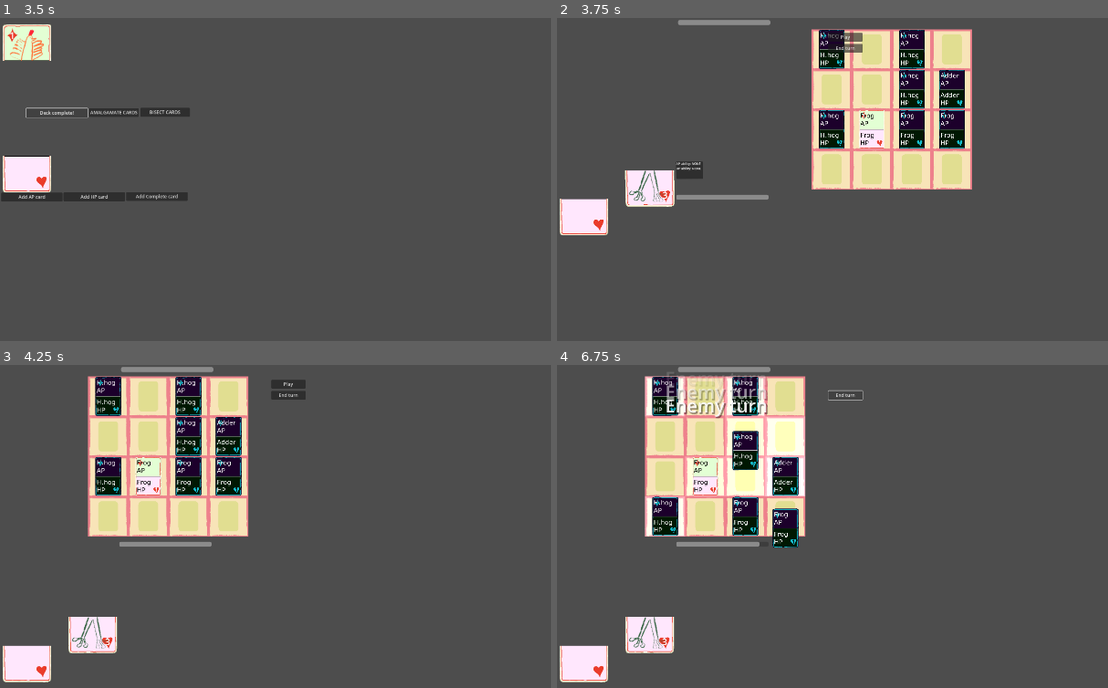
Above: before the commit, frames 1-4 (two rows, left to right).
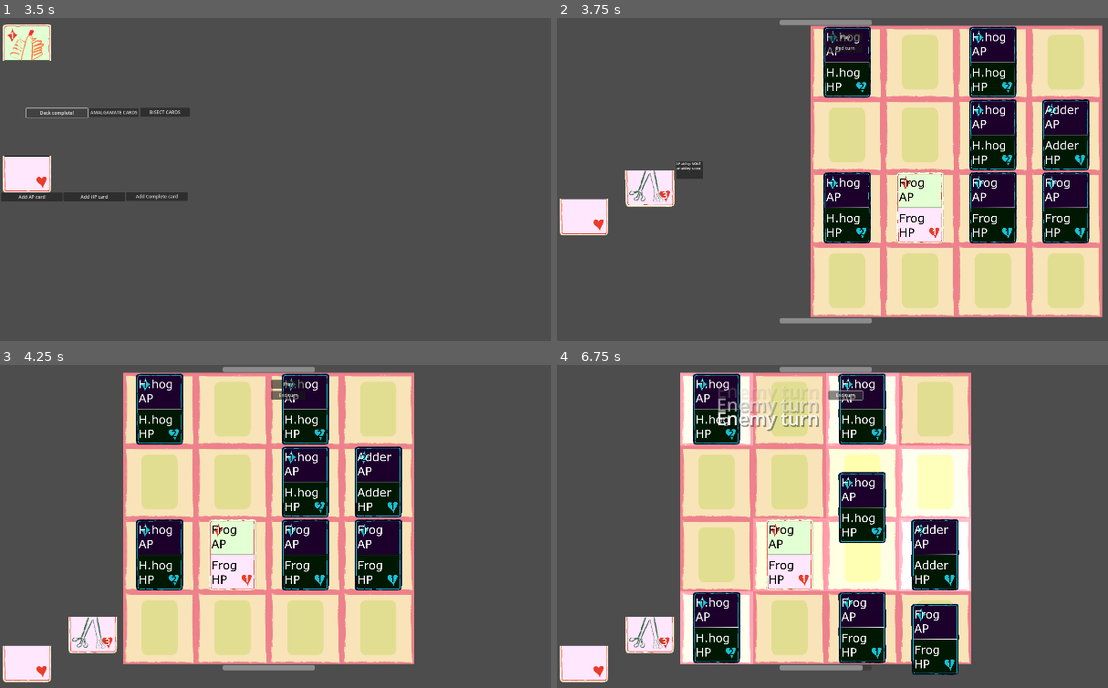
Above: after the commit, the same moments.

Repository: francismitchell/cardbuilder
Game: Godot game, scene res://GameStateManager/GameStateManager.tscn
The game is run twice, just before and just after one commit, with the same random seed, the same clock (stepped at 60 frames per second) and the same inputs. The project has no main scene, so this scene is started directly.
Inputs:
- Up to frame 1 (3.5 s): click "AMALGAMATE CARDS" at 0.5 s; click "BISECT CARDS" at 1.25 s; click "Add AP card" at 2 s; click "Deck complete!" at 2.75 s
- Up to frame 2 (3.75 s): click "Add HP card" at 3.5 s
- Up to frame 3 (4.25 s): no input
- Up to frame 4 (6.75 s): click "Play" at 4.25 s; click "End turn" at 5 s; click "End turn" at 5.75 s; click "End turn" at 6.5 s

Frame 1 is identical in both runs. In frame 2, 46% of the frame differs, in the area x 21-100%, y 0-95%; in frame 3, 49%; in frame 4, 51%, in the area x 15-76%, y 0-97%.

Commit message:
scene changes for new resolution

Diff:
--- a/Stages/CardBuilder.gd
+++ b/Stages/CardBuilder.gd
@@ -69,9 +69,7 @@
 	$CompleteCardDeck.get_children().back().global_position = $ApAmalLoc.position
 	$CompleteCardDeck.deck_state = Deck.DeckState.UNFOLDED
 	$ApDeck.erase_selected_card()
-	#$ApDeck.deck_state = Deck.DeckState.UNFOLDED
 	$HpDeck.erase_selected_card()
-	#$HpDeck.deck_state = Deck.DeckState.UNFOLDED
 
 func _on_bisect_pressed() -> void:
 	if not $CompleteCardDeck.selected_card: return
--- a/Stages/CardBuilder.tscn
+++ b/Stages/CardBuilder.tscn
@@ -11,12 +11,18 @@
 shader = ExtResource("3_hjtvv")
 shader_parameter/enabled = false
 shader_parameter/brightness = 0.585
+shader_parameter/effect_idx = null
+shader_parameter/Strength = 5.0
+shader_parameter/RandomOffset = 1.0
 
 [sub_resource type="ShaderMaterial" id="ShaderMaterial_03yc0"]
 resource_local_to_scene = true
 shader = ExtResource("3_hjtvv")
 shader_parameter/enabled = false
 shader_parameter/brightness = 0.585
+shader_parameter/effect_idx = null
+shader_parameter/Strength = 5.0
+shader_parameter/RandomOffset = 1.0
 
 [node name="CardBuilder" type="Node2D"]
 script = ExtResource("1_bn3pl")
--- a/Stages/Table.tscn
+++ b/Stages/Table.tscn
@@ -105,6 +105,9 @@
 shader = ExtResource("10_3uxp5")
 shader_parameter/enabled = false
 shader_parameter/brightness = 0.67
+shader_parameter/effect_idx = null
+shader_parameter/Strength = 5.0
+shader_parameter/RandomOffset = 1.0
 
 [sub_resource type="Resource" id="Resource_khodq"]
 script = ExtResource("7_6con2")
@@ -117,6 +120,9 @@
 shader = ExtResource("10_3uxp5")
 shader_parameter/enabled = false
 shader_parameter/brightness = 0.755
+shader_parameter/effect_idx = null
+shader_parameter/Strength = 5.0
+shader_parameter/RandomOffset = 1.0
 
 [sub_resource type="Resource" id="Resource_fe2k3"]
 script = ExtResource("7_6con2")
@@ -128,8 +134,8 @@
 script = ExtResource("1_x3mii")
 
 [node name="Board" parent="." instance=ExtResource("1_58k22")]
-position = Vector2(380, 110)
-scale = Vector2(0.275, 0.275)
+position = Vector2(560, 155)
+scale = Vector2(0.5, 0.5)
 board_data = SubResource("Resource_fjjtc")
 
 [node name="PlayButton" type="Button" parent="."]
@@ -147,19 +153,19 @@
 text = "End turn"
 
 [node name="EnemyHealth" type="ProgressBar" parent="."]
-offset_left = 425.0
+offset_left = 782.0
 offset_top = 7.0
-offset_right = 749.0
+offset_right = 1106.0
 offset_bottom = 25.0
 max_value = 10.0
 value = 10.0
 show_percentage = false
 
 [node name="PlayerHealth" type="ProgressBar" parent="."]
-offset_left = 419.0
-offset_top = 621.0
-offset_right = 743.0
-offset_bottom = 639.0
+offset_left = 782.0
+offset_top = 1055.0
+offset_right = 1106.0
+offset_bottom = 1073.0
 max_value = 10.0
 value = 10.0
 show_percentage = false
